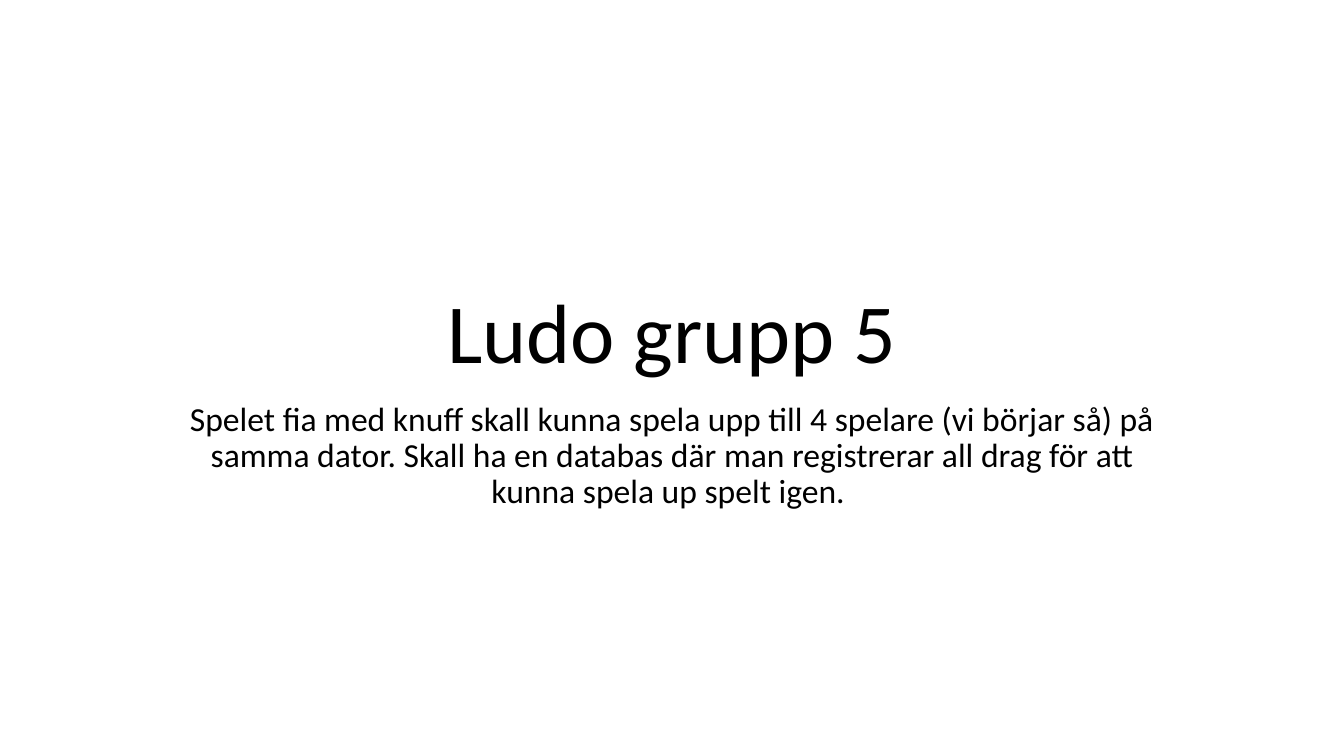
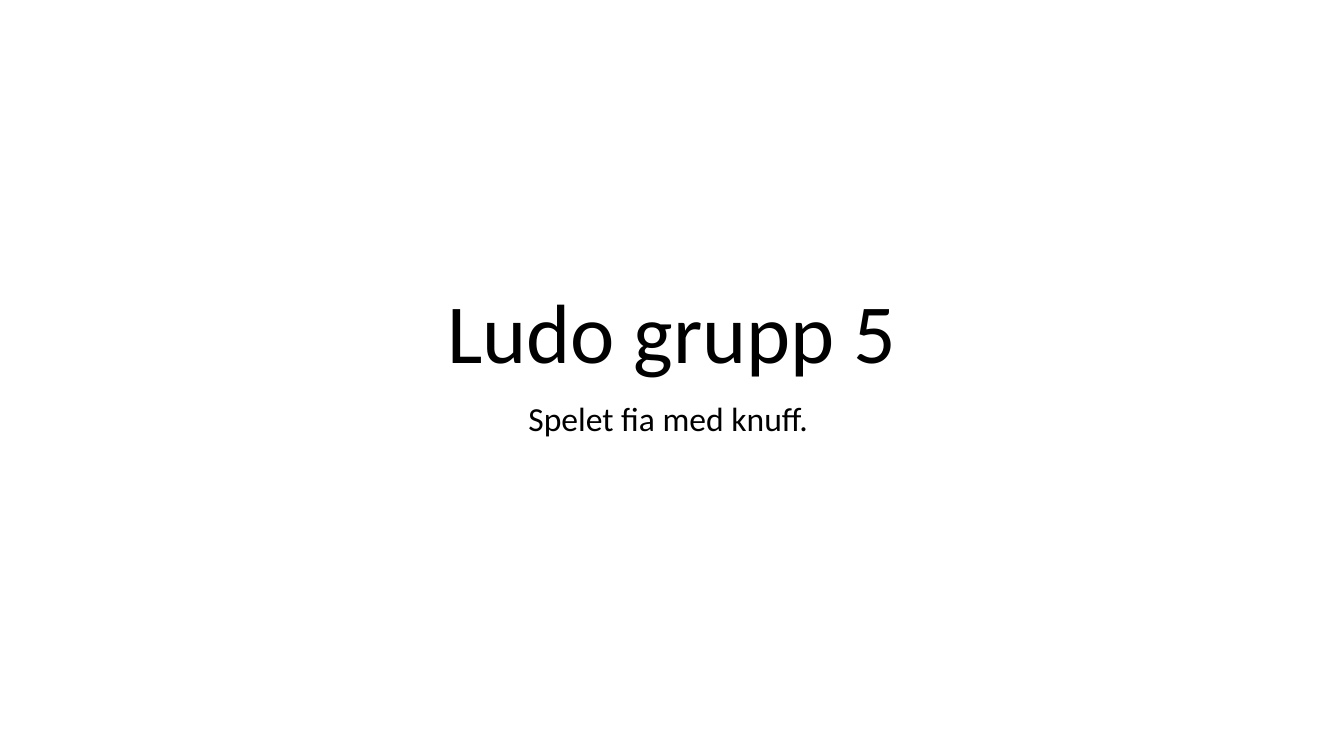
Before and after one commit to PGVSNH20/ludo-game-ludo5, a slide deck: slide 1 of Documentation/crc Ludo5.pptx. Drawn at 1344x756 pixels with LibreOffice and Linux fonts; fonts in the diff are those of the drawing. Boxes give left, top, right and bottom in pixels: in the first picture for what was removed or moved away, otherwise in the second. Text is boxed around its words. In the diff, an @@ line names an element or a change of style, - is before the commit and + after.

```diff
--- a/Documentation/crc Ludo5.pptx
+++ b/Documentation/crc Ludo5.pptx
@@ subtitle at (x1=528, y1=407, x2=807, y2=437): text changed @@
-Spelet fia med knuff skall kunna spela upp till 4 spelare (vi börjar så) på samma dator. Skall ha en databas där man registrerar all drag för att kunna spela up spelt igen.
+Spelet fia med knuff.
```
Also in this commit, not shown: 5 other slides changed, 2 slides added, 1 slide removed, 2 other files.
